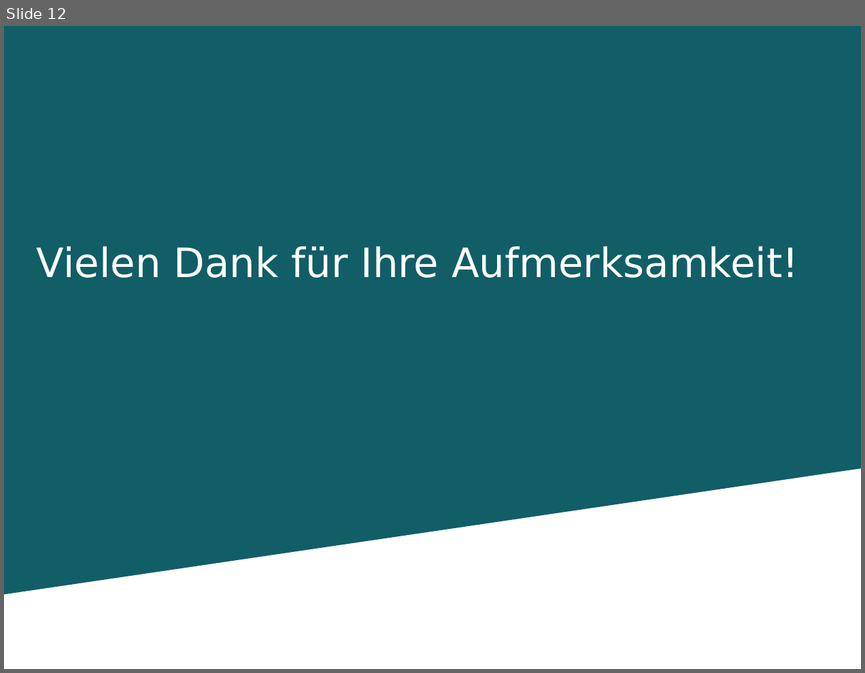
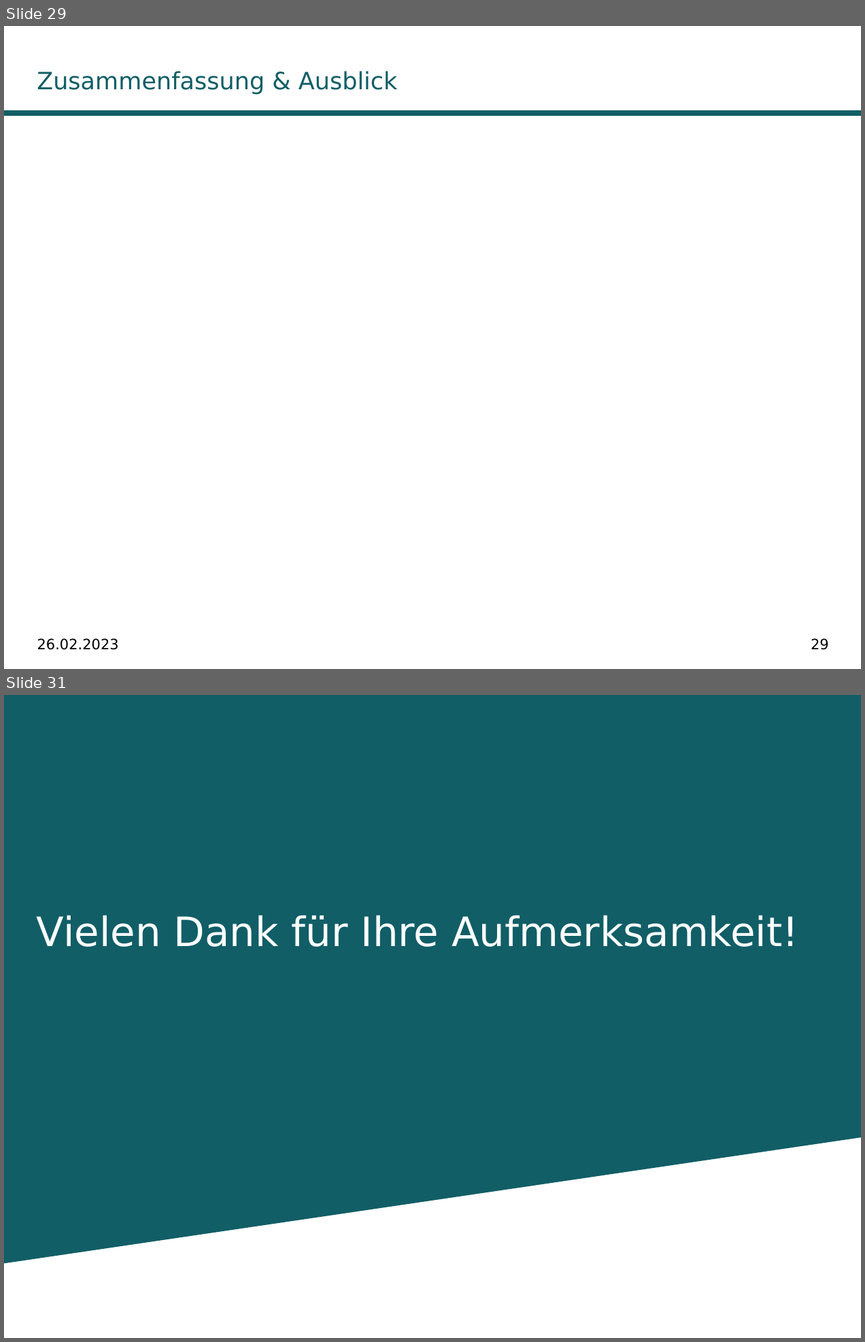
Before and after one commit to DwieDave/gedcom.js, a slide deck: doc/Teamprojekt_GedcomJS_MariusMueller_DavidGruber.pptx. Shown one above the other, each under a label of ours: slide 12 before the commit, slides 29 and 31 after it; the slides between them are not shown. The pictures are 865x673 and 865x1342 pixels, drawn with LibreOffice and Linux fonts; fonts in the diff are those of the drawing; background and template pictures are left out. Boxes give left, top, right and bottom in pixels: in the first picture for what was removed or moved away, otherwise in the second. Text is boxed around its words. In the diff, an @@ line names an element or a change of style, - is before the commit and + after.

```diff
--- a/doc/Teamprojekt_GedcomJS_MariusMueller_DavidGruber.pptx
+++ b/doc/Teamprojekt_GedcomJS_MariusMueller_DavidGruber.pptx
@@ slide 29 added at box(4, 26, 861, 669), background #FFFFFF @@
@@ title added at box(37, 71, 398, 95), 20 pt, text #115E67 @@
+Zusammenfassung & Ausblick
@@ rectangle added at box(4, 110, 861, 115), fill #115E67 @@
@@ text added at box(37, 638, 119, 650), 12 pt, text #000000 @@
+26.02.2023
@@ page number added at box(810, 638, 829, 650), 12 pt, text #000000 @@
+29
@@ what was slide 12 is now slide 31 @@
```
Also in this commit, not shown: 10 slides changed, 19 other slides added, 1 slide removed, 3 other files.
